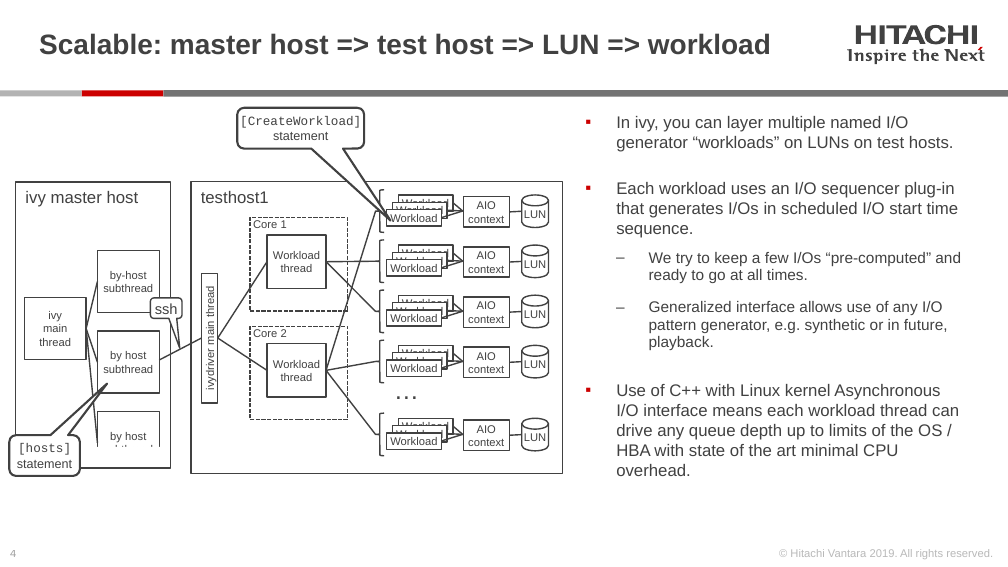
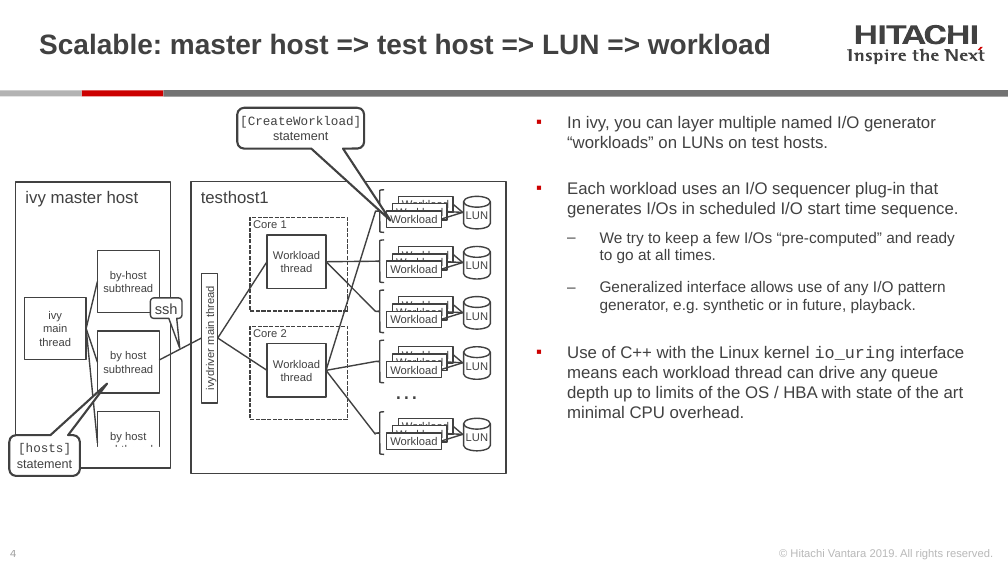
Before and after one commit to Hitachi-Data-Systems/ivy, a slide deck: slide 4 of doc/Introduction_to_ivy.pptx. Drawn at 1008x567 pixels with LibreOffice and Linux fonts; fonts in the diff are those of the drawing. Boxes give left, top, right and bottom in pixels: in the first picture for what was removed or moved away, otherwise in the second. Text is boxed around its words. In the diff, an @@ line names an element or a change of style, - is before the commit and + after.

Commit message:
add doc for io_uring ivy 4

```diff
--- a/doc/Introduction_to_ivy.pptx
+++ b/doc/Introduction_to_ivy.pptx
@@ text "In ivy, you can layer ...": place and size @@
-text "In ivy, you can layer ..." at (616, 116, 961, 476)
+text "In ivy, you can layer ..." at (567, 116, 964, 418)
@@ rectangle "testhost1": place and size @@
-rectangle "testhost1" at (191, 181, 562, 473)
+rectangle "testhost1" at (191, 181, 506, 473)
@@ rectangle removed at (464, 197, 510, 227) @@
-AIO context
@@ line removed from (509, 212) to (522, 212) @@
@@ 5 cylinders: place and size @@
-5 cylinders at (522, 195, 549, 451)
+5 cylinders at (464, 197, 491, 451)
@@ rectangle removed at (464, 247, 510, 277) @@
-AIO context
@@ line removed from (509, 262) to (522, 261) @@
@@ rectangle removed at (464, 297, 510, 328) @@
-AIO context
@@ line removed from (509, 312) to (522, 311) @@
@@ rectangle removed at (464, 347, 510, 377) @@
-AIO context
@@ text at (567, 346, 964, 418): text changed @@
-▪ Use of C++ with Linux kernel Asynchronous I/O interface means each workload thread can drive any queue depth up to limits of the OS / HBA with state of the art minimal CPU overhead.
+▪ Use of C++ with the Linux kernel io_uring interface means each workload thread can drive any queue depth up to limits of the OS / HBA with state of the art minimal CPU overhead.
@@ line removed from (509, 362) to (522, 362) @@
@@ rectangle removed at (464, 420, 510, 451) @@
-AIO context
@@ line removed from (509, 435) to (522, 434) @@
```
Also in this commit, not shown: 2 other slides changed, 9 other files.
